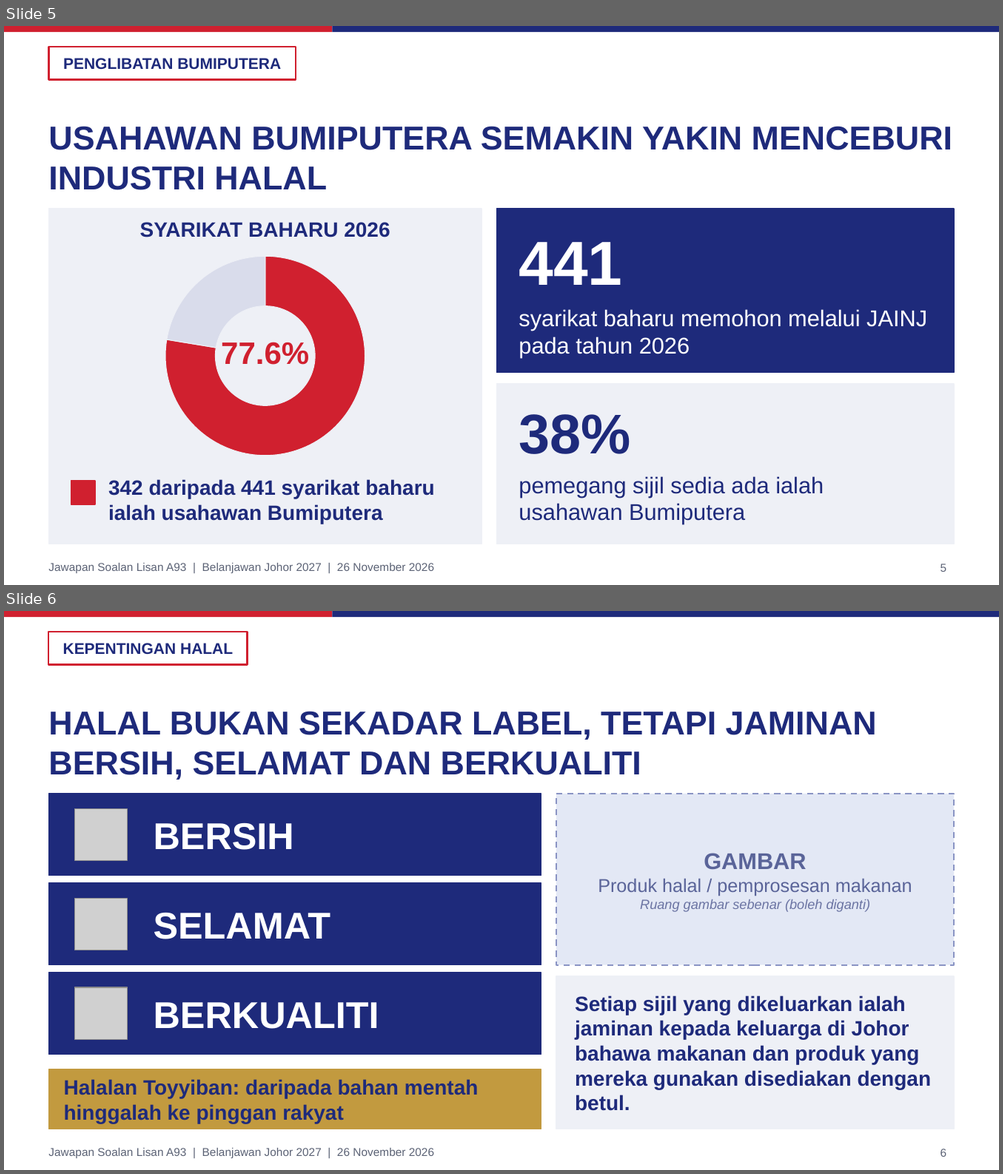
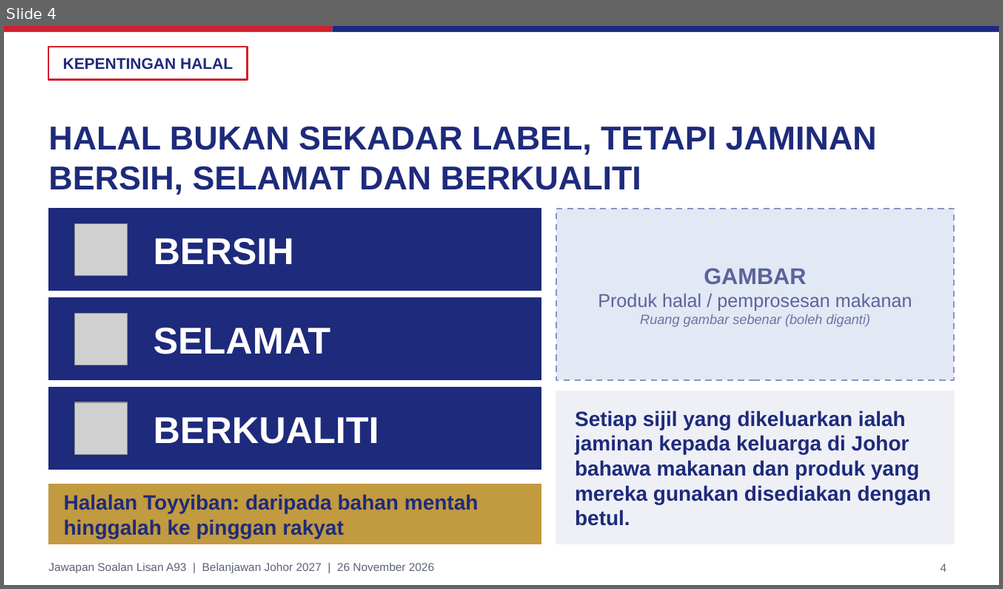
Before and after one commit to nawaljoe/Nawal, a slide deck: slides/A93_Halal_Johor_16x9.pptx. Shown one above the other, each under a label of ours: slides 5 and 6 before the commit, slide 4 after it. The pictures are 1003x1174 and 1003x589 pixels, drawn with LibreOffice and Linux fonts; fonts in the diff are those of the drawing; grey boxes stand for pictures; background and template pictures are left out. Boxes give left, top, right and bottom in pixels: in the first picture for what was removed or moved away, otherwise in the second. Text is boxed around its words. In the diff, an @@ line names an element or a change of style, - is before the commit and + after.

```diff
--- a/slides/A93_Halal_Johor_16x9.pptx
+++ b/slides/A93_Halal_Johor_16x9.pptx
@@ slide 5 removed at [4,26,999,585], background #FFFFFF; not listed: 3 template elements that a slide beside it also shows @@
@@ rectangle removed at [48,47,296,80] @@
@@ text removed at [63,58,281,70] @@
-PENGLIBATAN BUMIPUTERA
@@ title removed at [48,126,952,190] @@
-USAHAWAN BUMIPUTERA SEMAKIN YAKIN MENCEBURI INDUSTRI HALAL
@@ rectangle removed at [48,209,481,545] @@
@@ text removed at [140,222,390,238] @@
-SYARIKAT BAHARU 2026
@@ rectangle removed at [496,209,954,373] @@
@@ doughnut chart removed at [146,246,384,466] @@
-categories: Bumiputera, Lain-lain
-Series 1: 78, 22
@@ text removed at [518,242,622,285] @@
-441
@@ text removed at [518,309,927,358] @@
-syarikat baharu memohon melalui JAINJ pada tahun 2026
@@ text removed at [221,342,309,365] @@
-77.6%
@@ rectangle removed at [496,384,954,545] @@
@@ text removed at [518,414,630,454] @@
-38%
@@ rectangle removed at [71,481,95,505] @@
@@ text removed at [108,480,434,524] @@
-342 daripada 441 syarikat baharu ialah usahawan Bumiputera
@@ text removed at [518,477,823,525] @@
-pemegang sijil sedia ada ialah usahawan Bumiputera
@@ page number removed at [940,564,947,572] @@
-5
@@ what was slide 6 is now slide 4 @@
@@ page number at [940,564,947,572]: text changed @@
-6
+4
```
Also in this commit, not shown: 1 slide changed, 1 other slide removed, 2 other files.
